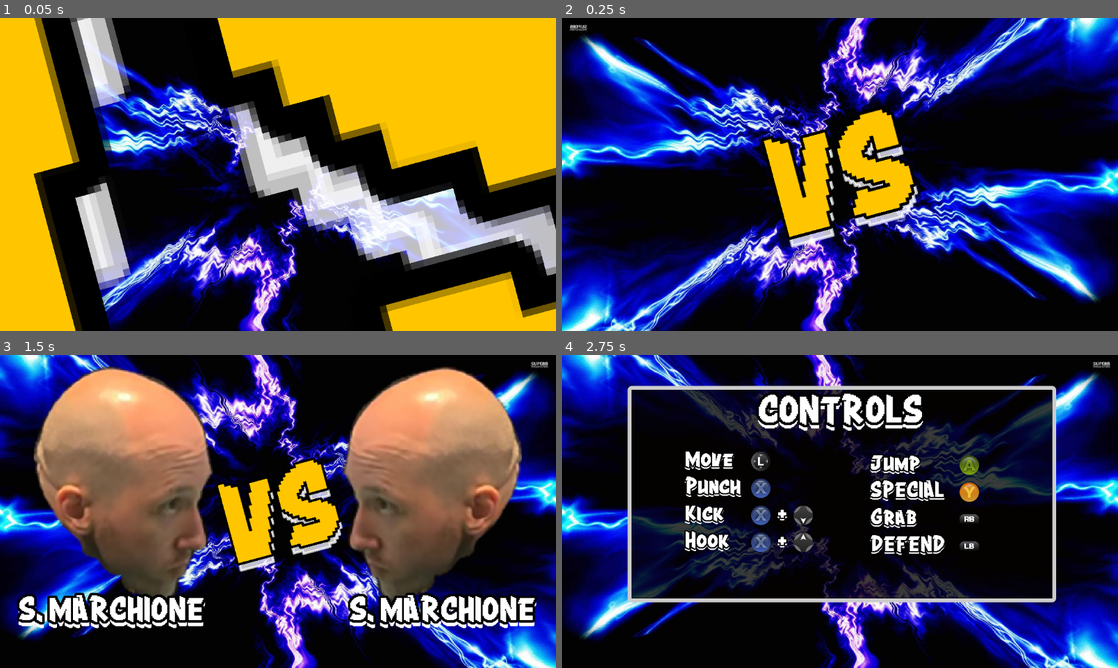
Above: before the commit, frames 1-4 (two rows, left to right).
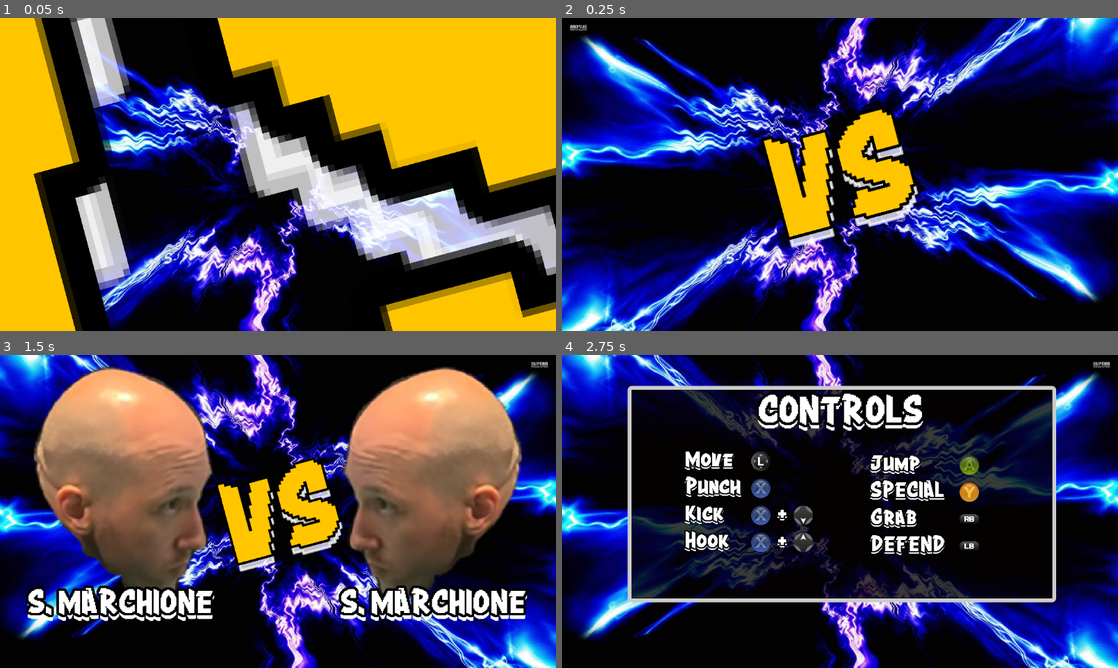
Above: after the commit, the same moments.

Repository: stranker/actionweek2023
Game: Godot game, scene res://Scenes/loading_scene.tscn
Two runs of this game, one before a commit and one after it. Both use one fixed random seed, a clock stepped at 60 frames per second and the inputs below. This scene is started directly instead of the project's main scene.
Inputs:
- Up to frame 1 (0.05 s): no input
- Up to frame 2 (0.25 s): no input
- Up to frame 3 (1.5 s): tap Enter at 0.5 s; tap E (attack1) at 0.6 s; tap Space at 1.25 s; tap N (attack2) at 1.35 s
- Up to frame 4 (2.75 s): tap E (attack1) at 2.1 s

The runs differ from the first frame. In frame 3, 6.3% of the frame differs, in the area x 3-97%, y 73-88%; in frame 4, nothing differs.
Error in both runs: Invalid access to property or key '1' on a base object of type 'Dictionary'. (res://Scenes/loading_scene.gd:15)

Commit message:
Modify name positions in loading screen

Diff:
--- a/Action Week/Scenes/game_scene.tscn
+++ b/Action Week/Scenes/game_scene.tscn
@@ -510,10 +510,10 @@
 anchor_top = 0.5
 anchor_right = 0.5
 anchor_bottom = 0.5
-offset_left = -384.0
-offset_top = -116.0
-offset_right = 384.0
-offset_bottom = 7.0
+offset_left = 192.0
+offset_top = 208.0
+offset_right = 960.0
+offset_bottom = 331.0
 grow_horizontal = 2
 grow_vertical = 2
 text = "Get ready
@@ -529,10 +529,10 @@
 anchor_top = 0.5
 anchor_right = 0.5
 anchor_bottom = 0.5
-offset_left = -413.0
-offset_top = -112.0
-offset_right = 413.0
-offset_bottom = 112.0
+offset_left = 163.0
+offset_top = 212.0
+offset_right = 989.0
+offset_bottom = 436.0
 grow_horizontal = 2
 grow_vertical = 2
 pivot_offset = Vector2(413, 112)
--- a/Action Week/Scenes/loading_scene.tscn
+++ b/Action Week/Scenes/loading_scene.tscn
@@ -489,9 +489,9 @@
 anchors_preset = 4
 anchor_top = 0.5
 anchor_bottom = 0.5
-offset_top = 24.0
+offset_top = -300.0
 offset_right = 512.0
-offset_bottom = 512.0
+offset_bottom = 188.0
 grow_vertical = 2
 texture = ExtResource("1_fx44y")
 stretch_mode = 5
@@ -499,16 +499,21 @@
 
 [node name="P1Label" type="Label" parent="P1"]
 layout_mode = 1
-anchors_preset = 4
-anchor_top = 0.5
-anchor_bottom = 0.5
-offset_left = 40.0
-offset_top = 236.0
-offset_right = 736.0
-offset_bottom = 288.0
-grow_vertical = 2
+anchors_preset = 7
+anchor_left = 0.5
+anchor_top = 1.0
+anchor_right = 0.5
+anchor_bottom = 1.0
+offset_left = -352.0
+offset_top = -24.0
+offset_right = 344.0
+offset_bottom = 28.0
+grow_horizontal = 2
+grow_vertical = 0
 text = "S. MARCHIONE"
 label_settings = SubResource("LabelSettings_22kol")
+horizontal_alignment = 1
+vertical_alignment = 1
 
 [node name="P2" type="TextureRect" parent="."]
 layout_mode = 1
@@ -517,10 +522,10 @@
 anchor_top = 0.5
 anchor_right = 1.0
 anchor_bottom = 0.5
-offset_left = 640.0
-offset_top = 24.0
-offset_right = 1152.0
-offset_bottom = 512.0
+offset_left = -512.0
+offset_top = -300.0
+offset_right = -0.000976563
+offset_bottom = 188.0
 grow_horizontal = 0
 grow_vertical = 2
 texture = ExtResource("1_fx44y")
@@ -530,17 +535,21 @@
 
 [node name="P2Label" type="Label" parent="P2"]
 layout_mode = 1
-anchors_preset = 4
-anchor_top = 0.5
-anchor_bottom = 0.5
-offset_left = -224.0
-offset_top = 236.0
-offset_right = 472.0
-offset_bottom = 288.0
-grow_vertical = 2
+anchors_preset = 7
+anchor_left = 0.5
+anchor_top = 1.0
+anchor_right = 0.5
+anchor_bottom = 1.0
+offset_left = -344.0
+offset_top = -24.0
+offset_right = 352.0
+offset_bottom = 28.0
+grow_horizontal = 2
+grow_vertical = 0
 text = "S. MARCHIONE"
 label_settings = SubResource("LabelSettings_22kol")
-horizontal_alignment = 2
+horizontal_alignment = 1
+vertical_alignment = 1
 
 [node name="VS" type="Label" parent="."]
 layout_mode = 1
@@ -549,10 +558,10 @@
 anchor_top = 0.5
 anchor_right = 0.5
 anchor_bottom = 0.5
-offset_left = 473.056
-offset_top = 254.553
-offset_right = 710.057
-offset_bottom = 417.553
+offset_left = -102.944
+offset_top = -69.447
+offset_right = 134.057
+offset_bottom = 93.5531
 grow_horizontal = 2
 grow_vertical = 2
 rotation = -0.261799
@@ -562,6 +571,7 @@
 metadata/_edit_lock_ = true
 
 [node name="LoadingBar" type="ProgressBar" parent="."]
+modulate = Color(1, 1, 1, 0)
 layout_mode = 1
 anchors_preset = 7
 anchor_left = 0.5
--- a/Action Week/Scenes/player_selector_scene.tscn
+++ b/Action Week/Scenes/player_selector_scene.tscn
@@ -880,9 +880,9 @@
 anchor_top = 0.5
 anchor_bottom = 0.5
 offset_left = 8.0
-offset_top = -36.0
+offset_top = 12.0
 offset_right = 44.0
-offset_bottom = 32.0
+offset_bottom = 80.0
 grow_vertical = 2
 pivot_offset = Vector2(16, 36)
 text = "<"
@@ -897,10 +897,10 @@
 anchor_top = 0.5
 anchor_right = 1.0
 anchor_bottom = 0.5
-offset_left = -40.0
-offset_top = -36.0
-offset_right = -4.0
-offset_bottom = 32.0
+offset_left = 264.0
+offset_top = 12.0
+offset_right = 300.0
+offset_bottom = 80.0
 grow_horizontal = 0
 grow_vertical = 2
 pivot_offset = Vector2(16, 36)
@@ -945,9 +945,9 @@
 anchor_top = 0.5
 anchor_bottom = 0.5
 offset_left = 8.0
-offset_top = -36.0
+offset_top = 12.0
 offset_right = 44.0
-offset_bottom = 32.0
+offset_bottom = 80.0
 grow_vertical = 2
 pivot_offset = Vector2(16, 36)
 text = "<"
@@ -962,10 +962,10 @@
 anchor_top = 0.5
 anchor_right = 1.0
 anchor_bottom = 0.5
-offset_left = -40.0
-offset_top = -36.0
-offset_right = -4.0
-offset_bottom = 32.0
+offset_left = 264.0
+offset_top = 12.0
+offset_right = 300.0
+offset_bottom = 80.0
 grow_horizontal = 0
 grow_vertical = 2
 pivot_offset = Vector2(16, 36)
@@ -1013,9 +1013,9 @@
 anchor_top = 0.5
 anchor_bottom = 0.5
 offset_left = 8.0
-offset_top = -36.0
+offset_top = 12.0
 offset_right = 44.0
-offset_bottom = 32.0
+offset_bottom = 80.0
 grow_vertical = 2
 pivot_offset = Vector2(16, 36)
 text = "<"
@@ -1030,10 +1030,10 @@
 anchor_top = 0.5
 anchor_right = 1.0
 anchor_bottom = 0.5
-offset_left = -40.0
-offset_top = -36.0
-offset_right = -4.0
-offset_bottom = 32.0
+offset_left = 264.0
+offset_top = 12.0
+offset_right = 300.0
+offset_bottom = 80.0
 grow_horizontal = 0
 grow_vertical = 2
 pivot_offset = Vector2(16, 36)
